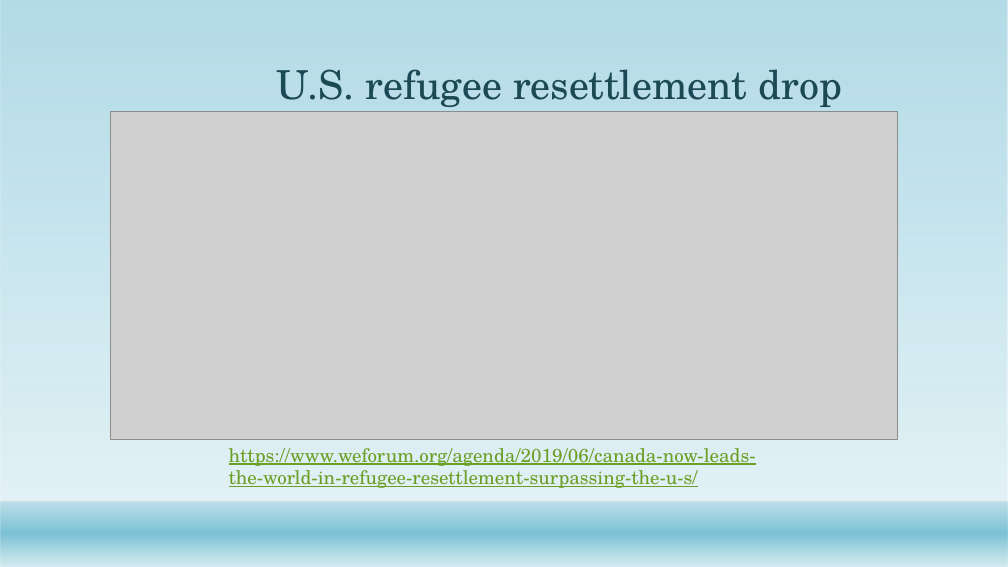
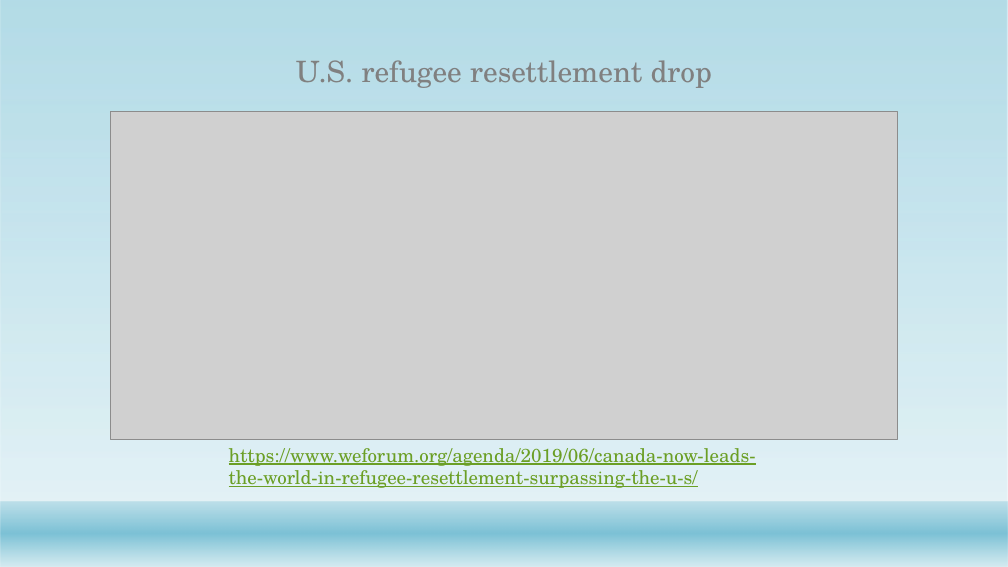
Before and after one commit to Abdullah0930/Refugee-Immigrants-to-U.S, a slide deck: slide 8 of Capstone/Refugees in U.S.pptx (slide 6 before the commit). Drawn at 1008x567 pixels with LibreOffice and Linux fonts; fonts in the diff are those of the drawing; grey boxes stand for pictures; background and template pictures are left out. Boxes give left, top, right and bottom in pixels: in the first picture for what was removed or moved away, otherwise in the second. Text is boxed around its words. In the diff, an @@ line names an element or a change of style, - is before the commit and + after.

```diff
--- a/Capstone/Refugees in U.S.pptx
+++ b/Capstone/Refugees in U.S.pptx
@@ title "U.S. refugee resettlement drop": place and size @@
-title "U.S. refugee resettlement drop" at box(276, 69, 842, 112)
+title "U.S. refugee resettlement drop" at box(296, 60, 712, 88)
@@ title "U.S. refugee resettlement drop" at box(296, 60, 712, 88): size 38 to 28 pt, text colour #1B4855 to #808080 @@
```
Also in this commit, not shown: 6 other slides changed, 4 slides added, 6 other files.
